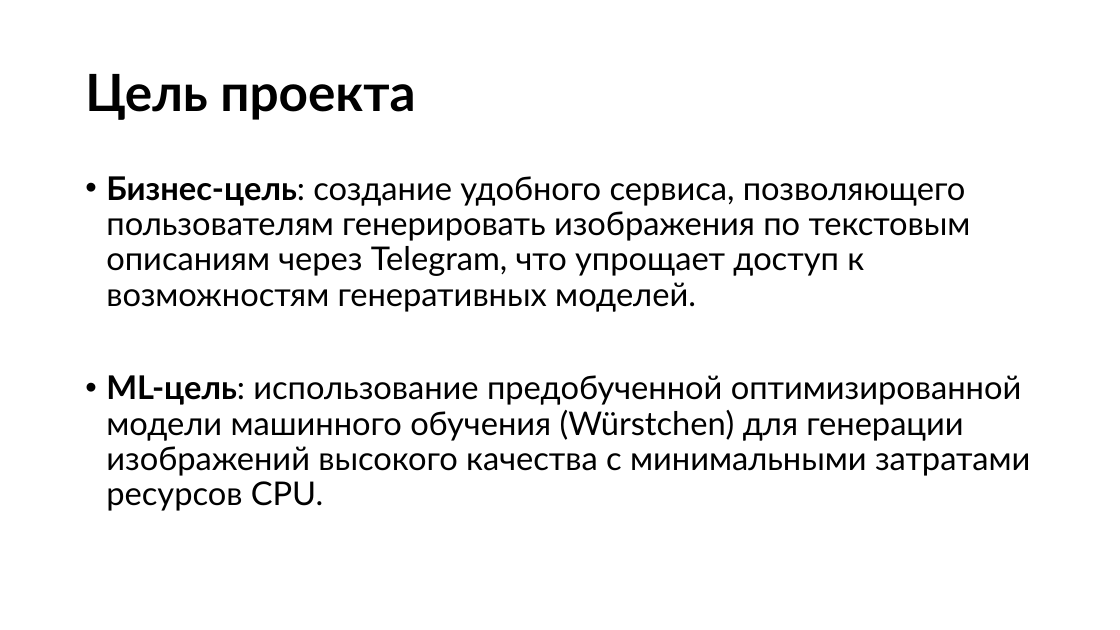
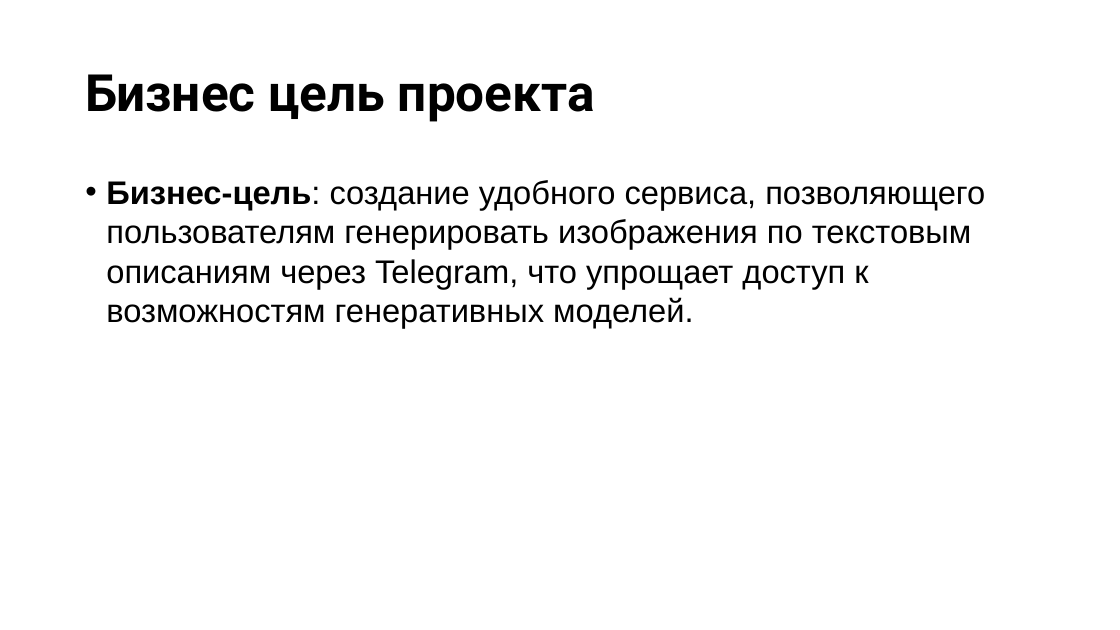
Before and after one commit to MLGBrotishka/neuro_mlops, a slide deck: slide 2 of presentation/Prompt2Pic.pptx. Drawn at 1120x630 pixels with LibreOffice and Linux fonts; fonts in the diff are those of the drawing. Boxes give left, top, right and bottom in pixels: in the first picture for what was removed or moved away, otherwise in the second. Text is boxed around its words. In the diff, an @@ line names an element or a change of style, - is before the commit and + after.

Commit message:
update presentation

```diff
--- a/presentation/Prompt2Pic.pptx
+++ b/presentation/Prompt2Pic.pptx
@@ title at box(85, 74, 595, 122): text changed; font Lato to Roboto @@
-Цель проекта
+Бизнес цель проекта
@@ text "Бизнес-цель: создание удобного сервиса, позволяющего ..." at box(106, 180, 985, 328): font Lato to Arial; line spacing 0.9 to 1; less space between paragraphs @@
@@ text at box(106, 375, 1030, 511): paragraph removed @@
-• ML-цель: использование предобученной оптимизированной модели машинного обучения (Würstchen) для генерации изображений высокого качества с минимальными затратами ресурсов CPU.
```
Also in this commit, not shown: 7 other slides changed, 18 slides added, 2 slides removed, 1 other file.
